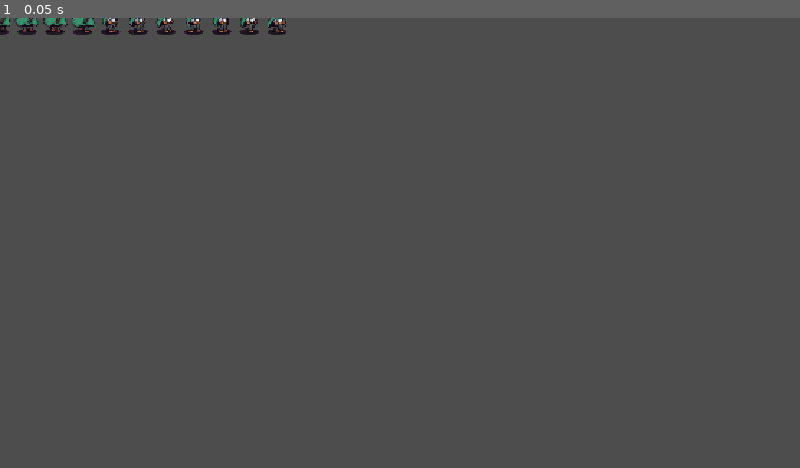
Above: before the commit, frame 1.
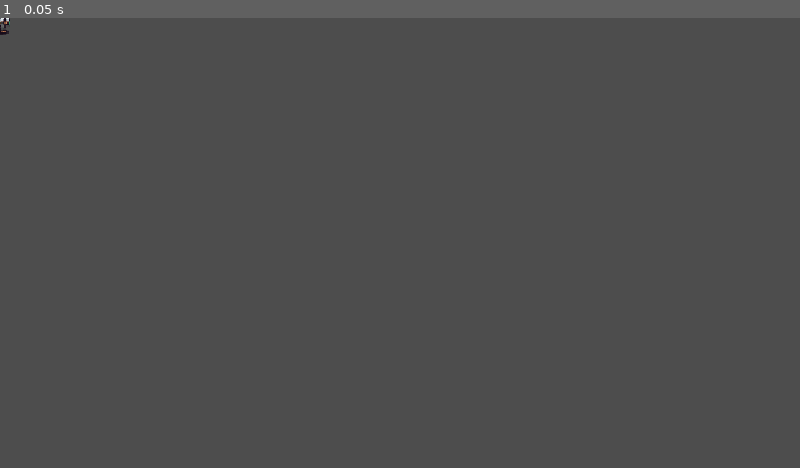
Above: after the commit, the same moment.

Repository: flashjaysan/michael-aarpg-tutorial
Game: Godot game, scene res://playground.tscn
Same seed, same stepped clock (60 frames per second), same inputs: the game is played once before the commit and once after it.
Inputs:
- Up to frame 1 (0.05 s): no input

The runs differ from the first frame. In frame 1, 0.7% of the frame differs, in the area x 0-36%, y 0-4%.

Commit message:
E01 set the sprite2d hframes property to 21

Diff:
--- a/playground.tscn
+++ b/playground.tscn
@@ -13,3 +13,4 @@
 
 [node name="Sprite2D" type="Sprite2D" parent="CharacterBody2D" unique_id=1488279914]
 texture = ExtResource("1_rupst")
+hframes = 21
